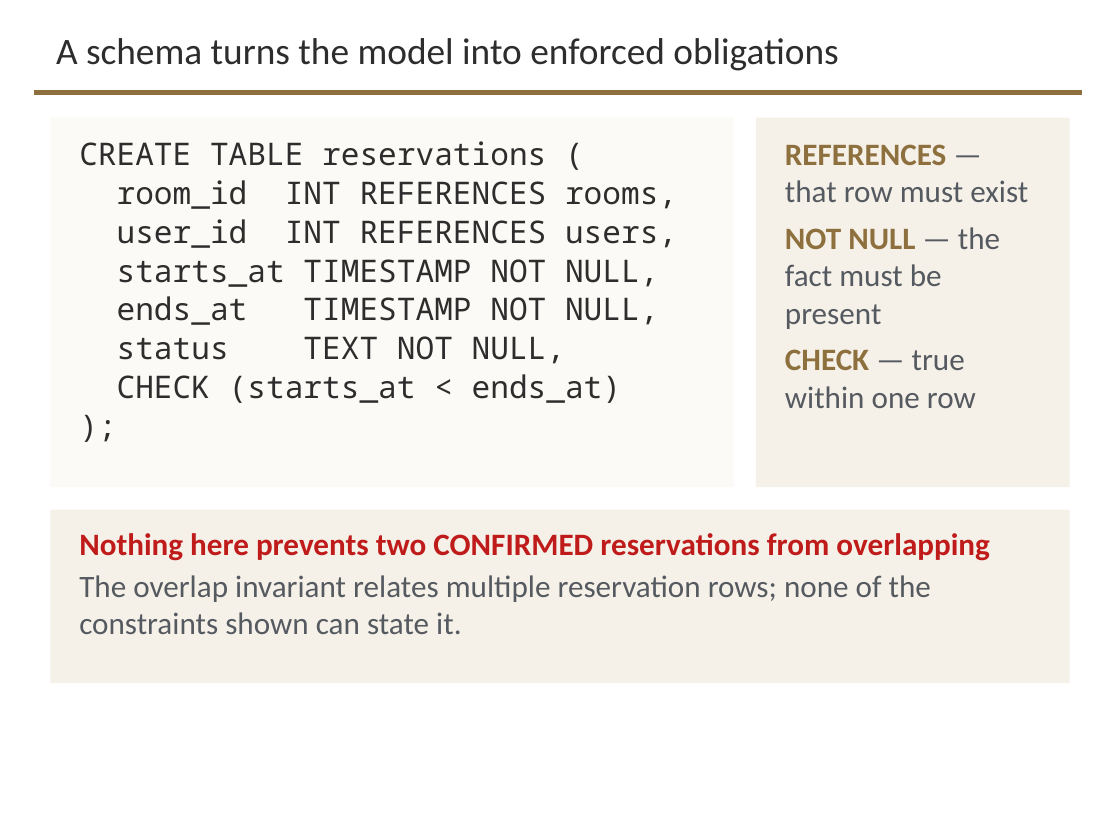
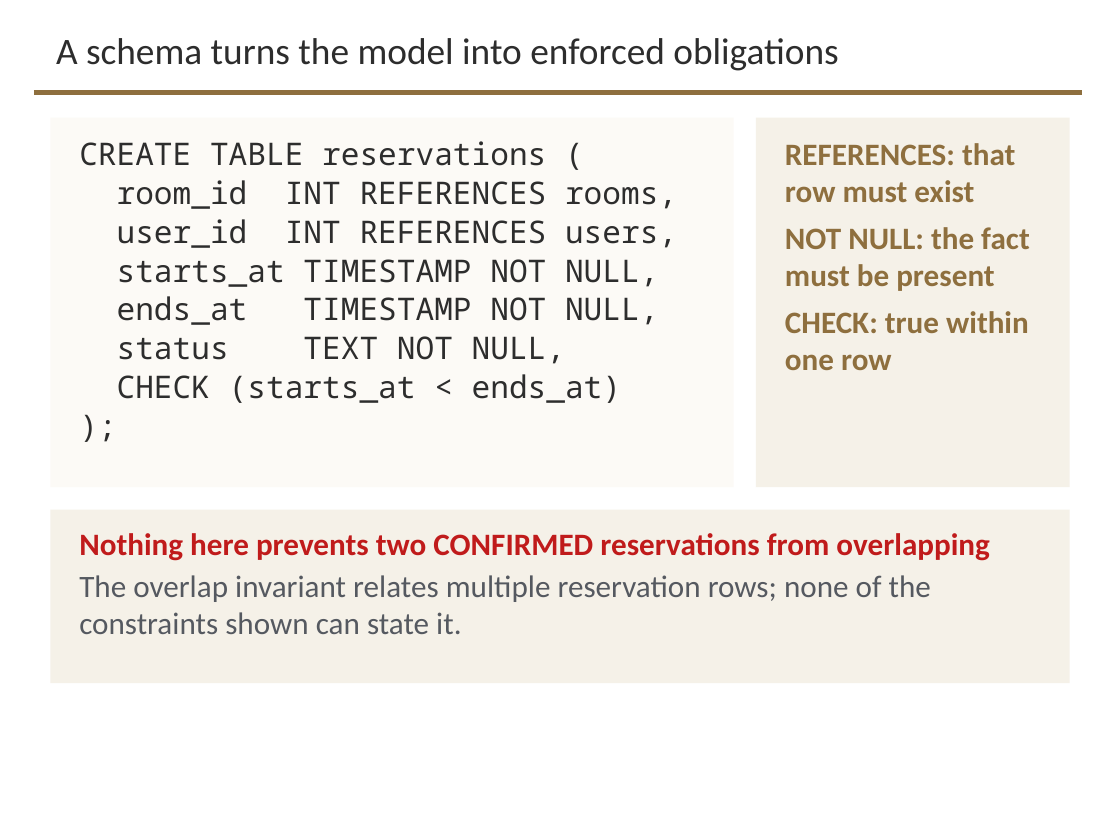
Before and after one commit to davisjam/model-based-agentic-software-engineering, a slide deck: slide 11 of course/lectures/act-3-software-in-the-world/02-compute-environments-and-data-management/3-2-Data-Management.pptx. Drawn at 1120x840 pixels with LibreOffice and Linux fonts; fonts in the diff are those of the drawing; background and template pictures are left out. Boxes give left, top, right and bottom in pixels: in the first picture for what was removed or moved away, otherwise in the second. Text is boxed around its words. In the diff, an @@ line names an element or a change of style, - is before the commit and + after.

```diff
--- a/course/lectures/act-3-software-in-the-world/02-compute-environments-and-data-management/3-2-Data-Management.pptx
+++ b/course/lectures/act-3-software-in-the-world/02-compute-environments-and-data-management/3-2-Data-Management.pptx
@@ text at box(785, 143, 1030, 370): text changed; text colour #555960 to #8E6F3E; bold on @@
-REFERENCES — that row must exist
-NOT NULL — the fact must be present
-CHECK — true within one row
+REFERENCES: that row must exist
+NOT NULL: the fact must be present
+CHECK: true within one row
```
Also in this commit, not shown: 13 other slides changed.
